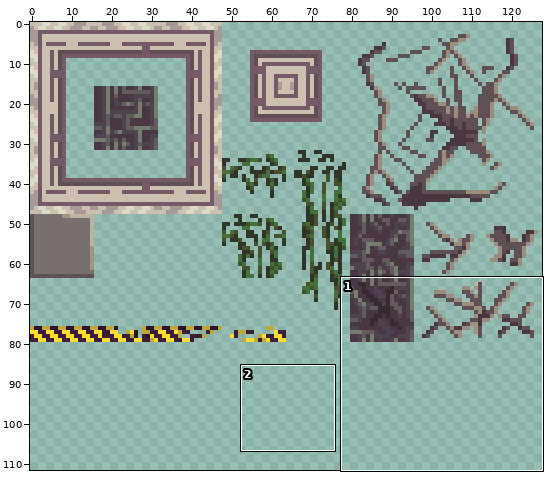
Sprite sheet, stored at Assets/Tilesets/lab/lab.png. The first picture is a wide view before the edit; the outline marks the close-up.
Close-up. Earlier state:
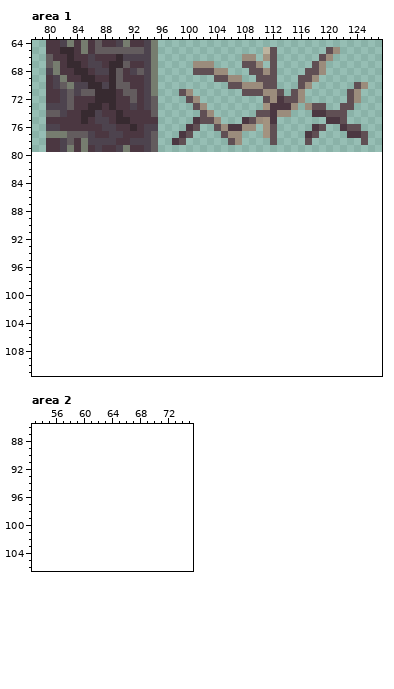
The file is 128x80 pixels. Colours within 5 levels of each other are drawn and written as one. Shown: area 1: x 78..127, y 64..111; area 2: x 53..75, y 86..106. The old version is drawn lined up with the new one, on the new canvas. The commit also changed other parts of the picture, which this record leaves out.
And afterwards:
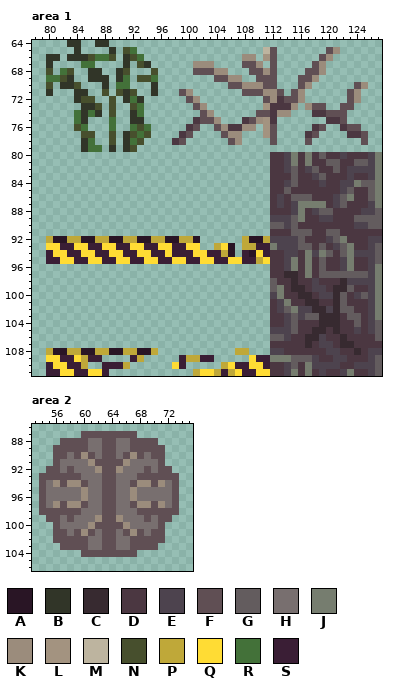
Palette (. is transparent): A #291525  B #313528  C #372a30  D #4b3741  E #4d434e  F #604f54  G #635c5e  H #786f6f  J #767d6f  K #9b8c7c  L #a39380  M #bdb49f  N #474f2d  P #bfa839  Q #ffdc34  R #437139  S #3a1e35
Change:
canvas 128x80 -> 128x112
Area 1:
y 64: x 80..95 DDEJDJDGDDEJDDEJ -> ...BB..BB.......
y 65: x 80..95 DDCCDJDGGGGGGGEJ -> ....B....B.NR...
y 66: x 80..95 GDDCDDEDDDCEEEEJ -> BB.BBBNRRN.BNR..
y 67: x 80..95 GJDCCDEEDCCGDDEJ -> B....RR....B.NB.
y 68: x 80..95 EJDDCCDEECGDEGEJ -> N.RN..BB..BN...N
y 69: x 80..95 DEJDDCCDDCGDDDEJ -> RRNB..BBB.BR.NNR
y 70: x 80..95 DEGJEECCECGGDDEJ -> N.BBN...B.RR...B
y 71: x 80..95 DDEGEGGCCCDGGDEJ -> B...BB..N.NBN..B
y 72: x 80..95 DDEGDDDCCCDDGDEG -> ....BNN..N.BRB..
y 73: x 80..95 EEEGDDCCDCDDEDEG -> .....BBN.N..NR..
y 74: x 80..95 GGEDDCCEDDCDDDDG -> ....RBRB.N..BR..
y 75: x 80..95 DDDDDCDEEDCCDDDD -> ....RB...R..BB..
y 76: x 80..95 EEDDDDDDEEDDCDEE -> ....NR...R..RNR.
y 77: x 80..95 JJJGGGEDDEEDDDEG -> .....NN..N.BNRN.
y 78: x 80..95 DDEGDJEEEEDDEEEG -> .....BR..N.BRN..
y 79: x 80..95 DDEJDJDEDDEJDDEG -> .....BRR.B.BN...
y 80: x 112..127 ................ -> DDEJDJDGDDEDDDEJ
y 81: x 112..127 ................ -> DDEJDJDDGGDDGGEJ
y 82: x 112..127 ................ -> DDEGDEGDDGDEEEEJ
y 83: x 112..127 ................ -> DDDGDDEGDDDEDDEJ
y 84: x 112..127 ................ -> DDEGDDDEDDEEJGGJ
y 85: x 112..127 ................ -> DDGDDDDDDDEGDDGJ
y 86: x 112..127 ................ -> DEDGGGDDDEGJDDGJ
y 87: x 112..127 ................ -> DEDEJJJJDEGDDDEJ
y 88: x 112..127 ................ -> DDDEJDEGGDDDDEEG
y 89: x 112..127 ................ -> EEEGJDDEEDDDGGGG
y 90: x 112..127 ................ -> GGEGDDDDDDDDEEGG
y 91: x 112..127 ................ -> DDDGGGDDGGDDDDDD
y 92: x 80..101 ...................... -> PAAPPAAPPAAPPAAPPAAPPA; x 108..127 .................... -> PAAPEEEEGDDDEGJDDDEE
y 93: x 80..101 ...................... -> QQSSQQSSQQSSQQSSQQSSQQ; x 104..106 ... -> PQA; x 108..127 .................... -> PPSSJEEEGGDGDEGJDDEG
y 94: x 80..106 ........................... -> SQQSSQQSSQQSSQQSSQSSSQQSSPA; x 108..127 .................... -> SAQSDDEEDJEJGDGJEEEG
y 95: x 80..127 ................................................ -> SSQQSSQQSSQQSSQQSSQQSSQQSSQQSSPQDDEJDJDGDDEJDDEG
y 96: x 112..127 ................ -> DDEJDJDGDDEJDDEJ
y 97: x 112..127 ................ -> DDCCDJDGGGGGGGEJ
y 98: x 112..127 ................ -> GDDCDDEDDDCEEEEJ
y 99: x 112..127 ................ -> GJDCCDEEDCCGDDEJ
y 100: x 112..127 ................ -> EJDDCCDEECGDEGEJ
y 101: x 112..127 ................ -> DEJDDCCDDCGDDDEJ
y 102: x 112..127 ................ -> DEGJEECCECGGDDEJ
y 103: x 112..127 ................ -> DDEGEGGCCCDGGDEJ
y 104: x 112..127 ................ -> DDEGDDDCCCDDGDEG
y 105: x 112..127 ................ -> EEEGDDCCDCDDEDEG
y 106: x 112..127 ................ -> GGEDDCCEDDCDDDDG
y 107: x 112..127 ................ -> DDDDDCDEEDCCDDDD
y 108: x 80..95 ................ -> PAAPPAAPPAAPPAAP; x 107..108 .. -> PP; x 112..127 ................ -> EEDDDDDDEEDDCDEE
y 109: x 80..87 ........ -> QQSSQPSS; x 92..93 .. -> SP; x 99..103 ..... -> SPPSS; x 109..127 ................... -> QSSJJJGGGEDDEEDDDEG
y 110: x 80..85 ...... -> SQQSSP; x 88..91 .... -> SSSP; x 98..99 .. -> QS; x 105..127 ....................... -> PQSSQQSDDEGDJEEEEDDEEEG
y 111: x 80..88 ......... -> SSQQSSQQS; x 101..127 ........................... -> PQQPSPQSSQQDDEJDJDEDDEJDDEG
Area 2:
y 87: x 60..67 ........ -> FFFFFFFF
y 88: x 57..70 .............. -> FFFFHHFFHHFFFF
y 89: x 56..71 ................ -> FFFFFHHFFHHFFFFF
y 90: x 56..71 ................ -> FFHFKFHFFHFKFHFF
y 91: x 56..71 ................ -> FHHHHKFFFFKHHHHF
y 92: x 55..72 .................. -> FFHFHHHKFFKHHHFHFF
y 93: x 54..73 .................... -> FFFFFFHHHFFHHHFFFFFF
y 94: x 54..73 .................... -> FHKFKKFHHFFHHFKKFKHF
y 95..96: x 54..73 .................... -> FHHHHHKHHFFHHKHHHHHF
y 97: x 54..73 .................... -> FHKFKKFHHFFHHFKKFKHF
y 98: x 54..73 .................... -> FFFFFFHHHFFHHHFFFFFF
y 99: x 55..72 .................. -> FFHFHHHKFFKHHHFHFF
y 100: x 56..71 ................ -> FHHHHKFFFFKHHHHF
y 101: x 56..71 ................ -> FFHFKFHFFHFKFHFF
y 102: x 56..71 ................ -> FFFFFHHFFHHFFFFF
y 103: x 57..70 .............. -> FFFFHHFFHHFFFF
y 104: x 60..67 ........ -> FFFFFFFF
